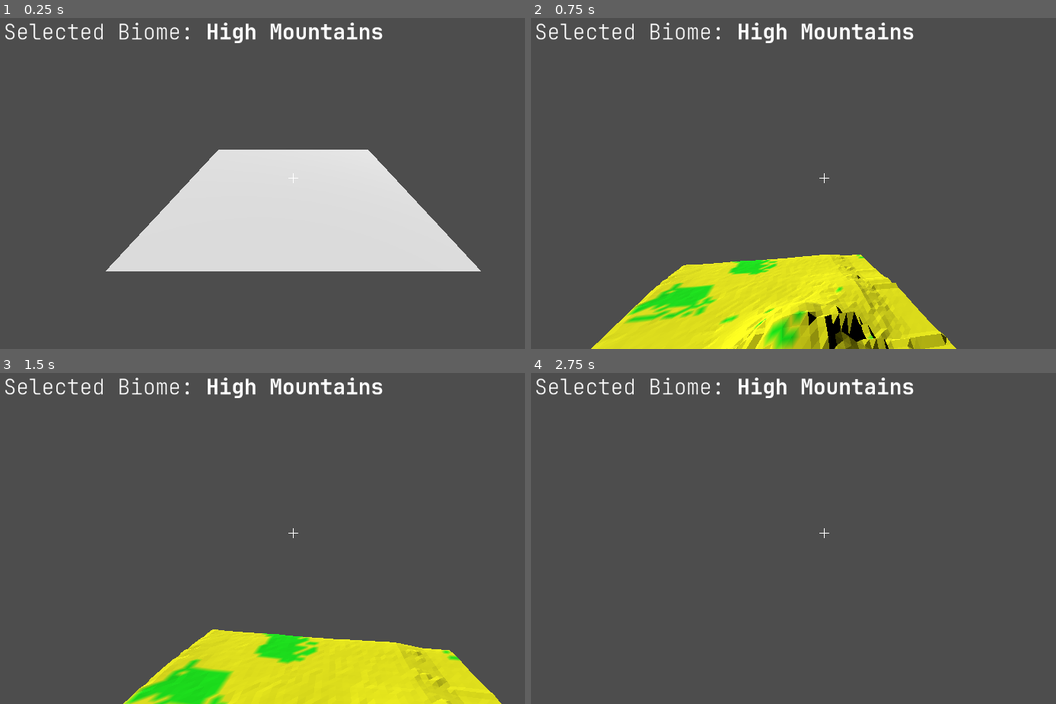
Above: before the commit, frames 1-4 (two rows, left to right).
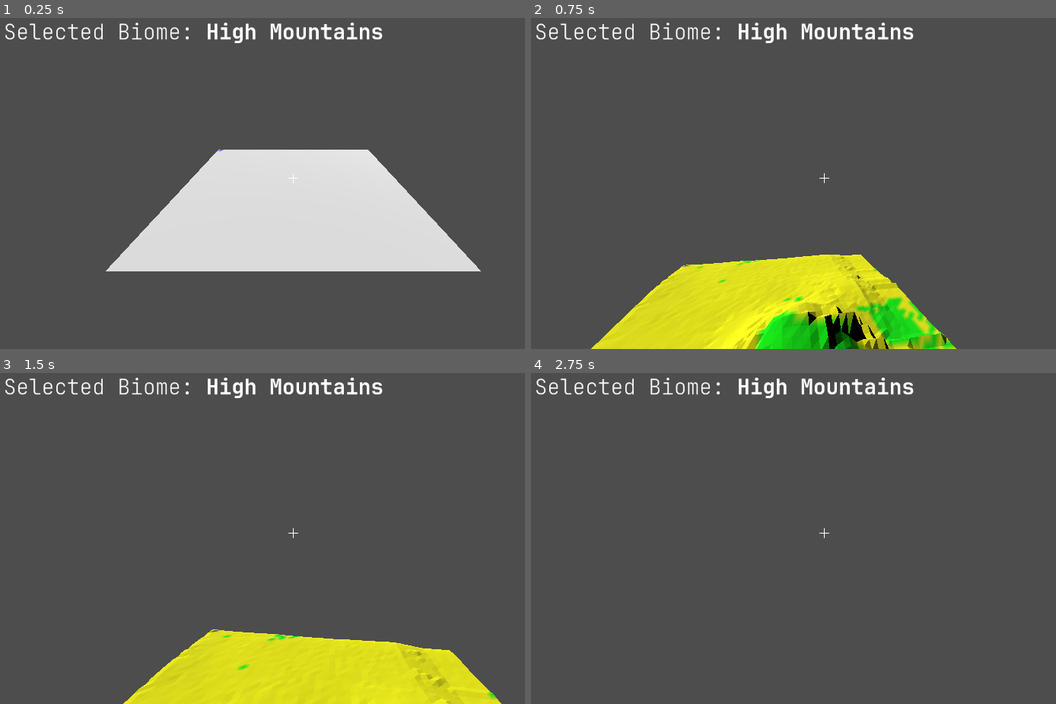
Above: after the commit, the same moments.

Repository: Lion4567714/prodecural_terrain_generation
Game: Godot game, scene res://test_scene.tscn
Same seed, same stepped clock (60 frames per second), same inputs: the game is played once before the commit and once after it.
Inputs (mouse positions are in pixels of both pictures, inside the frame that each line leads up to):
- Up to frame 1 (0.25 s): no input
- Up to frame 2 (0.75 s): tap Enter at 0.5 s; move the mouse to (856, 176) at 0.52 s; hold Up (ui_up) from 0.53 s (still down); tap R at 0.6 s; click (856, 176) at 0.67 s
- Up to frame 3 (1.5 s): keep holding Up (ui_up); move the mouse to (262, 535) at 1.27 s; tap H at 1.35 s; click (262, 535) at 1.42 s
- Up to frame 4 (2.75 s): keep holding Up (ui_up); move the mouse to (840, 528) at 2.02 s; tap B at 2.1 s; click (840, 528) at 2.17 s

The runs differ from the first frame. In frame 1, less than 0.1% of the frame differs, in the area x 41-43%, y 39-41%; in frame 2, 4.5%, in the area x 17-82%, y 71-100%; in frame 3, 2.5%; in frame 4, nothing differs.

Commit message:
fixed coordinates
before cleaning up biome generation

Diff:
--- a/scripts/generator.gd
+++ b/scripts/generator.gd
@@ -147,6 +147,9 @@
 			grid_position.y = int(grid_position.y)
 			print(grid_position)
 
+			biome_map[grid_position.x][grid_position.y] = 1 << selected_biome
+			reload_mesh()
+
 		elif event.button_index == MOUSE_BUTTON_WHEEL_DOWN and event.pressed:
 			if selected_biome == BIOME.size() - 1:
 				return
@@ -170,6 +173,22 @@
 	return setting
 
 
+func reload_mesh():
+	var my_mesh = generate_grid()
+
+	var mdt = MeshDataTool.new()
+	if not mdt.create_from_surface(my_mesh, 0) == OK:
+		print("ERROR: create_from_surface()")
+		return
+	print_status("Created MeshDataTool from surface")
+
+	var color_map = generate_colors()
+	print_status("Generated color map")
+
+	self.mesh = compile_mesh(mdt, color_map)
+	print_status("Mesh compiled")
+
+
 func generate_mesh(blank_mesh: bool = false) -> void:
 	if PRINT_STATUS_MESSAGES:
 		print("-----")
@@ -233,8 +252,8 @@
 		for x in range(HEIGHT + 1):
 			vertices.push_back(Vector3((x - (WIDTH + 1) / 2) * CELL_SIZE, 0, (y - (HEIGHT + 1) / 2) * CELL_SIZE))
 
-	for x in range(WIDTH):
-		for y in range(HEIGHT):
+	for y in range(WIDTH):
+		for x in range(HEIGHT):
 			var i0 = y + (WIDTH + 1) * x
 			var i1 = i0 + 1
 			var i2 = i1 + WIDTH
@@ -295,15 +314,12 @@
 
 
 func generate_biome_map():
-	#randomize()
-
 	biome_size = []
 	biome_size.resize(BIOME.size())
 	for i in range(BIOME.size()):
 		biome_size[i] = 0
 	biome_dict = {}
 
-	var map = []
 	var node_mat = []
 	var node_arrs = []	# Array of arrays, index cooresponds to num remaining options + 1
 	var num_uncollapsed_nodes = (WIDTH + 1) * (HEIGHT + 1)
@@ -312,7 +328,6 @@
 	for x in range(WIDTH + 1):
 		var arr1 = []
 		arr1.resize(HEIGHT + 1)
-		map.append(arr1)
 		var arr2 = []
 		arr2.resize(HEIGHT + 1)
 		node_mat.append(arr2)
@@ -326,27 +341,6 @@
 	while num_uncollapsed_nodes > 0:
 		# Find the first array with > 0 nodes, choose a random node within that array
 		var rand_node = null
-
-		"""
-		if num_starting_biomes >= 0:
-			if num_starting_biomes == 0:
-				num_starting_biomes -= 1
-			var string = ""
-			for x in range(WIDTH + 1):
-				for y in range(HEIGHT + 1):
-					string += str(node_mat[x][y].options) + " "
-				string += "\n\n"
-			print(string)
-			print()
-			print()
-
-			string = ""
-			for x in range(WIDTH + 1):
-				for y in range(HEIGHT + 1):
-					string += str(node_mat[x][y].num_options) + " "
-				string += "\n\n"
-			print(string)
-		"""
 
 		if num_starting_biomes > 0:
 			var index = randi_range(0, node_arrs[BIOME.size() - 1].size() - 1)
@@ -411,9 +405,9 @@
 
 	for x in range(WIDTH + 1):
 		for y in range(HEIGHT + 1):
-			map[x][y] = node_mat[x][y].options
-
-	return map
+			biome_map[x][y] = node_mat[x][y].options
+
+	return biome_map
 
 
 func generate_biome_map_test():
@@ -604,9 +598,20 @@
 		color_map.append(col)
 
 		for y in range(HEIGHT + 1):
-			if height_map[x][y] == 0:
+			if VIEW_BIOME_MAP:
+				if biome_map[x][y] == BIOME.HIGH_MOUNTAINS:
+					color_map[x][y] = Color(255, 0, 0, 1)
+				elif biome_map[x][y] == BIOME.MOUNTAINS:
+					color_map[x][y] = Color(255, 255, 0, 1)
+				elif biome_map[x][y] == BIOME.PLAINS:
+					color_map[x][y] = Color(0, 255, 0, 1)
+				elif biome_map[x][y] == BIOME.BEACHS:
+					color_map[x][y] = Color(0, 255, 255, 1)
+				elif biome_map[x][y] == BIOME.OCEANS:
+					color_map[x][y] = Color(0, 0, 255, 1)
+			elif height_map[x][y] == 0:
 				color_map[x][y] = Color(255, 255, 255, 1)
-			elif !VIEW_BIOME_MAP:
+			else:
 				if height_map[x][y] > 35:
 					color_map[x][y] = SNOW
 				elif biome_map[x][y] == BIOME.BEACHS:
@@ -617,17 +622,6 @@
 					color_map[x][y] = WATER
 				else:
 					color_map[x][y] = GRASS
-			else:
-				if biome_map[x][y] == BIOME.HIGH_MOUNTAINS:
-					color_map[x][y] = Color(255, 0, 0, 1)
-				elif biome_map[x][y] == BIOME.MOUNTAINS:
-					color_map[x][y] = Color(255, 255, 0, 1)
-				elif biome_map[x][y] == BIOME.PLAINS:
-					color_map[x][y] = Color(0, 255, 0, 1)
-				elif biome_map[x][y] == BIOME.BEACHS:
-					color_map[x][y] = Color(0, 255, 255, 1)
-				elif biome_map[x][y] == BIOME.OCEANS:
-					color_map[x][y] = Color(0, 0, 255, 1)
 
 	return color_map
 
@@ -648,12 +642,17 @@
 		var normal = mdt.get_face_normal(face)
 		for vertex in range(0, 3):
 			var faceVertex = mdt.get_face_vertex(face, vertex)
-			var x = (int)(mdt.get_vertex(faceVertex)[2] / CELL_SIZE)
-			var y = (int)(mdt.get_vertex(faceVertex)[0] / CELL_SIZE)
+			var x = (int)(mdt.get_vertex(faceVertex)[0] / CELL_SIZE) + (WIDTH + 1) / 2
+			var y = (int)(mdt.get_vertex(faceVertex)[2] / CELL_SIZE) + (HEIGHT + 1) / 2
 
 			vertices.push_back(mdt.get_vertex(faceVertex))
 			uvs.push_back(mdt.get_vertex_uv(faceVertex))
-			colors.push_back(color_map[x][y])
+			if x == 1 && y == 1:
+				colors.push_back(Color(0, 0, 255, 1))
+			elif color_map[x][y] == null:
+				colors.push_back(Color(255, 255, 255, 1))
+			else:
+				colors.push_back(color_map[x][y])
 			normals.push_back(normal)
 
 	var arrays = []
@@ -671,3 +670,26 @@
 	arr_mesh.surface_set_material(0, mat)
 
 	return arr_mesh
+
+
+# Goes in generate_biome_map(), prints option matrix
+"""
+if num_starting_biomes >= 0:
+	if num_starting_biomes == 0:
+		num_starting_biomes -= 1
+	var string = ""
+	for x in range(WIDTH + 1):
+		for y in range(HEIGHT + 1):
+			string += str(node_mat[x][y].options) + " "
+		string += "\n\n"
+	print(string)
+	print()
+	print()
+
+	string = ""
+	for x in range(WIDTH + 1):
+		for y in range(HEIGHT + 1):
+			string += str(node_mat[x][y].num_options) + " "
+		string += "\n\n"
+	print(string)
+"""
